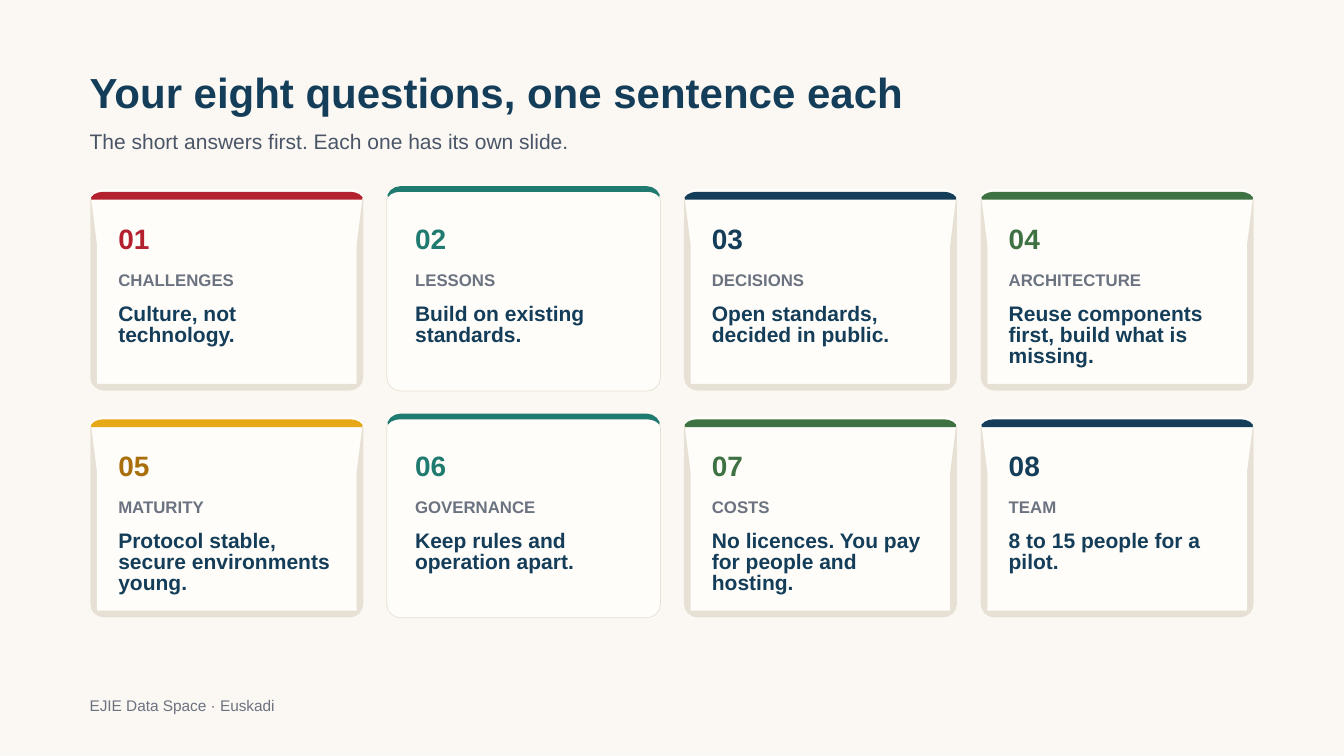
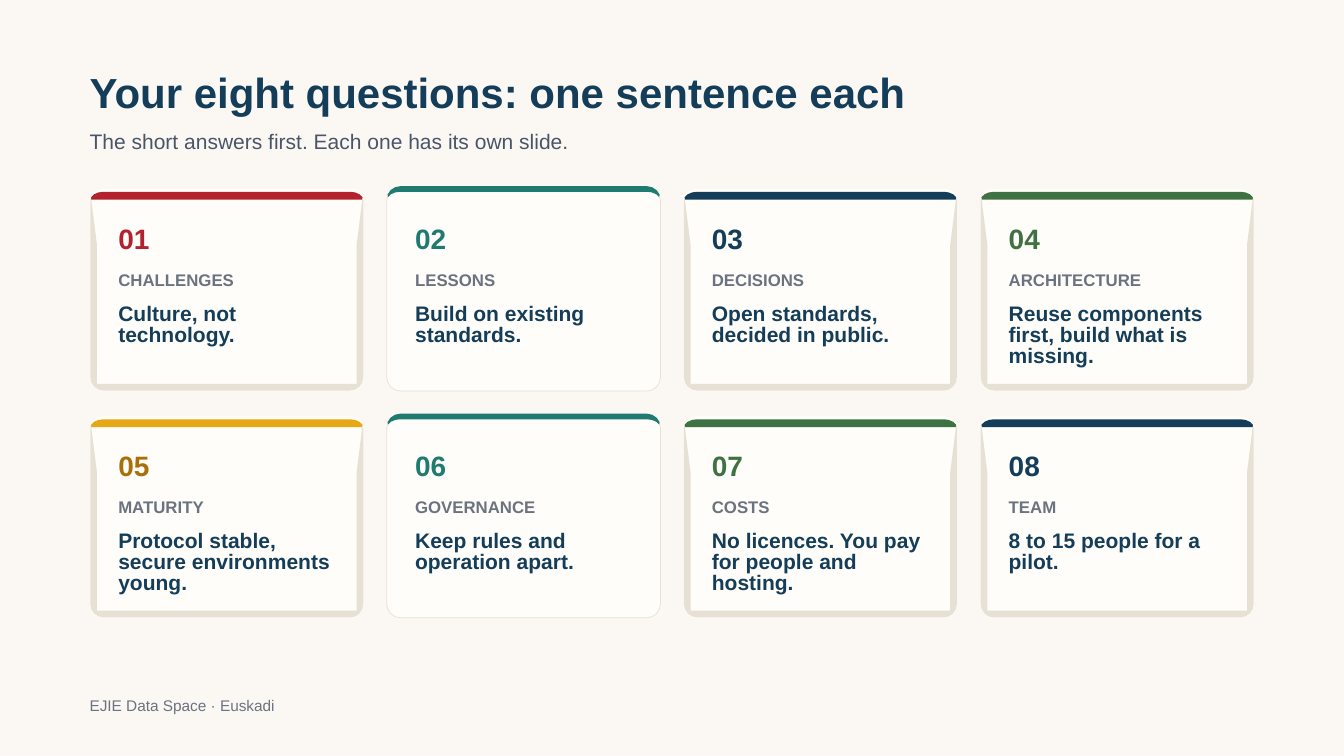
Before and after one commit to ma3u/MinimumViableHealthDataspacev2, a slide deck: slide 2 of docs/demos/euskadi-ejie-2026.pptx. Drawn at 1344x756 pixels with LibreOffice and Linux fonts; fonts in the diff are those of the drawing. Boxes give left, top, right and bottom in pixels: in the first picture for what was removed or moved away, otherwise in the second. Text is boxed around its words. In the diff, an @@ line names an element or a change of style, - is before the commit and + after.

```diff
--- a/docs/demos/euskadi-ejie-2026.pptx
+++ b/docs/demos/euskadi-ejie-2026.pptx
@@ text at (x1=90, y1=77, x2=905, y2=116): text changed @@
-Your eight questions, one sentence each
+Your eight questions: one sentence each
```
Also in this commit, not shown: 17 other slides changed, 11 other files.
